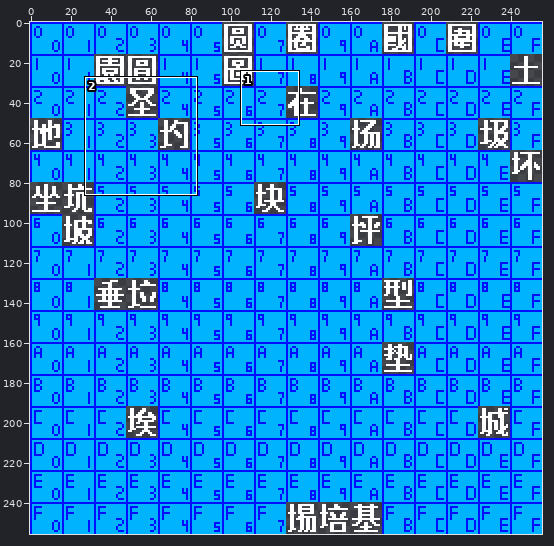
Sprite sheet, stored at assets/base/font/cosmic-reach-font-5700.png. The picture above shows the old version from afar; the outline marks the close-up.
Close-up. Before:
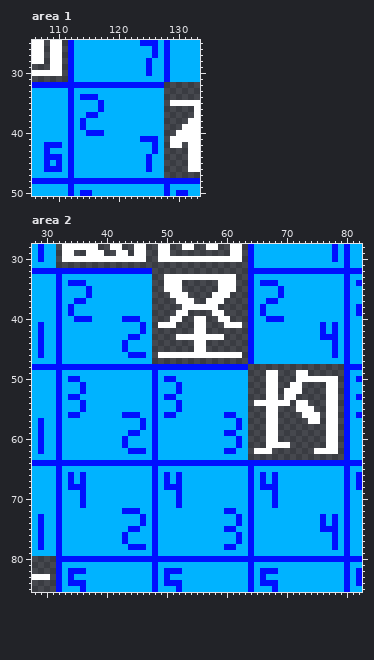
The file is 256x256 pixels. Shown: area 1: x 106..133, y 25..50; area 2: x 28..82, y 28..85.
The same view after the edit:
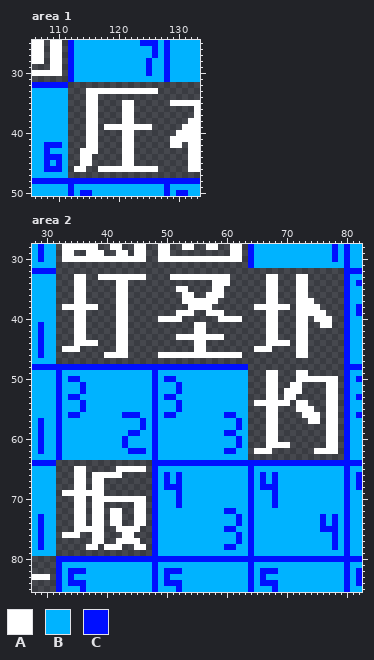
Palette (. is transparent): A #ffffff  B #00b3ff  C #000fff
The edit:
Changed rows in their new state; - is an unchanged pixel.
Area 1:
first column x 112:
32 ................
33 ...AAAAAAAAAAAA.
34 ...AA...........
35 ...AA....AA.....
36 ...AA....AA.....
37 ...AA....AA.....
38 ...AA....AA.....
39 ...AA.AAAAAAAA..
40 ...AA....AA.....
41 ...AA....AA.....
42 ...AA....AA.....
43 ..AAA....AA.....
44 ..AA.....AA.....
45 ..AA.....AA.....
46 .AA..AAAAAAAAAA.
47 ................
Area 2:
first column x 32:
32 ................----------------................
33 ...AA..AAAAAAAA.--.----------.--...AA...AA......
34 ...AA.....AA....--...-----A--.--...AA...AA......
35 ...AA.....AA....--..-A----A-..--...AA...AA......
36 ...AA.....AA....---..-A--A--.---...AA...AA......
37 ...AA.....AA....----.--AA--.----...AA...AAA.....
38 .AAAAAA...AA....-----.----.-----.AAAAAA.AAAA....
39 ...AA.....AA....------A--A------...AA...AAAAA...
40 ...AA.....AA....-AA----..----AA-...AA...AA.AAA..
41 ...AA.....AA....-...--------...-...AA...AA..AA..
42 ...AA.....AA....----------------...AA...AA......
43 ...AA.....AA....----------------...AA...AA......
44 ...AAAA...AA....----------------...AAAA.AA......
45 .AAA......AA....----------------.AAA....AA......
46 ........AAAA....----------------........AA......
47 ................----------------................
first column x 32:
64 ................
65 ...AA.....AAAAA.
66 ...AA.AAAAA.....
67 ...AA.AA........
68 ...AA.AA........
69 .AAAAAAA........
70 ...AA.AAAAAAAAA.
71 ...AA.AA.....AA.
72 ...AA.AA.AA..AA.
73 ...AA.AA.AA..AA.
74 ...AA.AA.AA..AA.
75 ...AAAAA..AAAA..
76 .AAA..AA...AA...
77 ......AA..AAAA..
78 .....AA.AAA..AA.
79 ................
Changed places in both close-ups, as pixel boxes (x1, y1, x2, y2):
changed: (68, 82, 164, 178)
changed: (56, 268, 344, 364)
changed: (56, 460, 152, 556)
